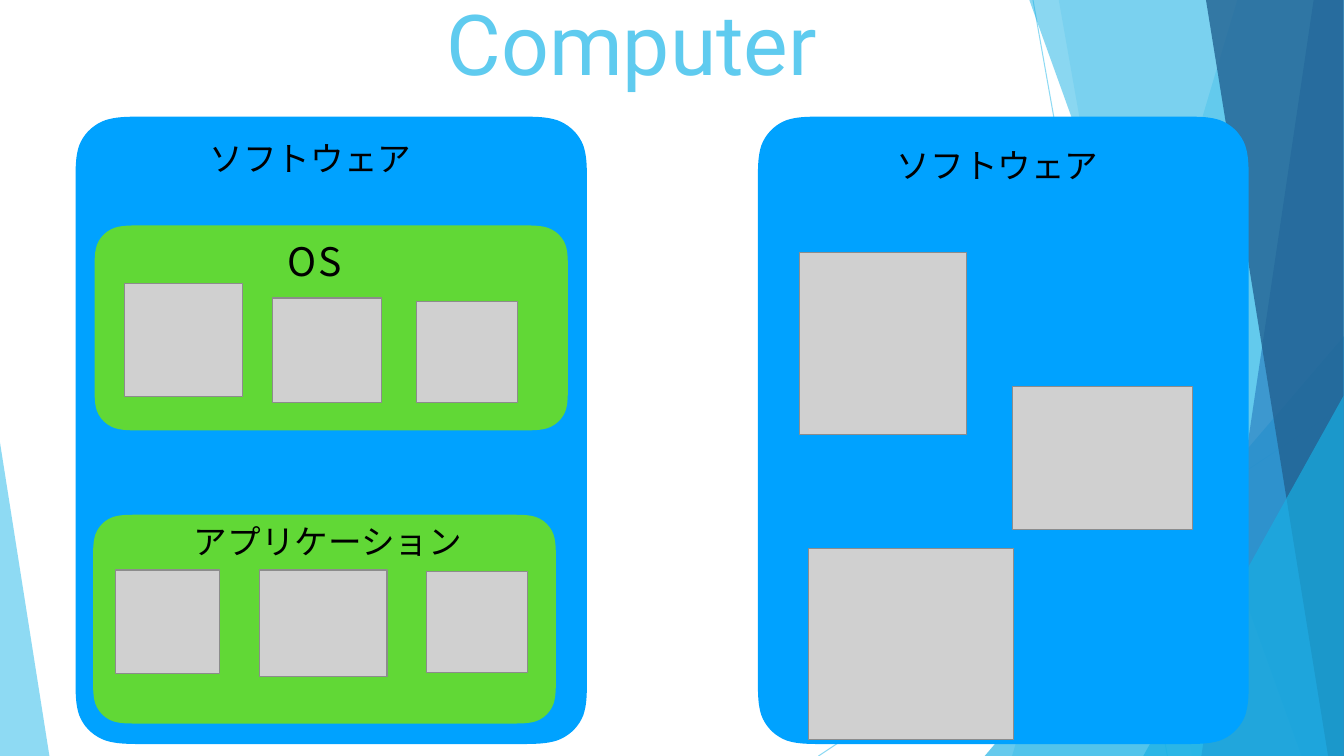
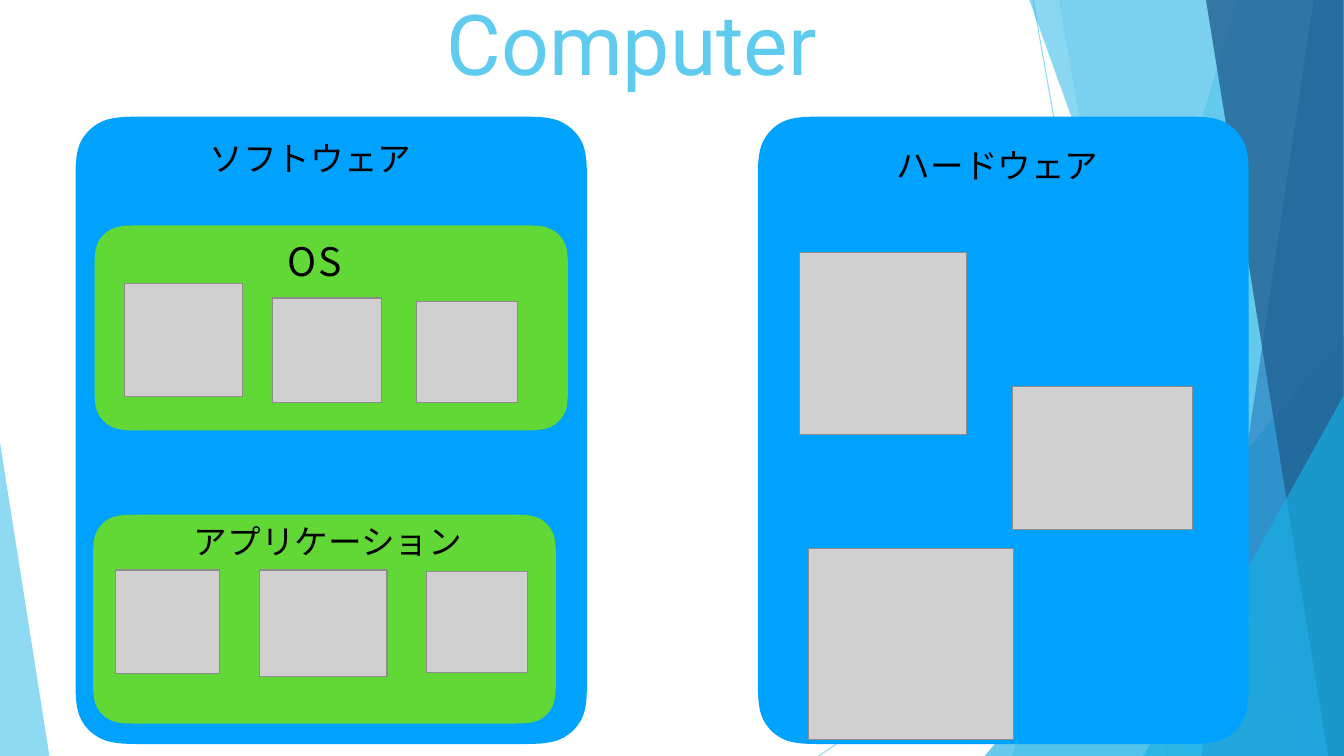
Before and after one commit to RazonaLuis/tech_dream, a slide deck: slide 5 of 00-web/webの仕組み/about_web.pptx. Drawn at 1344x756 pixels with LibreOffice and Linux fonts; fonts in the diff are those of the drawing; grey boxes stand for pictures. Boxes give left, top, right and bottom in pixels: in the first picture for what was removed or moved away, otherwise in the second. Text is boxed around its words. In the diff, an @@ line names an element or a change of style, - is before the commit and + after.

```diff
--- a/00-web/webの仕組み/about_web.pptx
+++ b/00-web/webの仕組み/about_web.pptx
@@ text at box(897, 151, 1099, 180): text changed @@
-ソフトウェア
+ハードウェア
```
Also in this commit, not shown: 25 other files.
